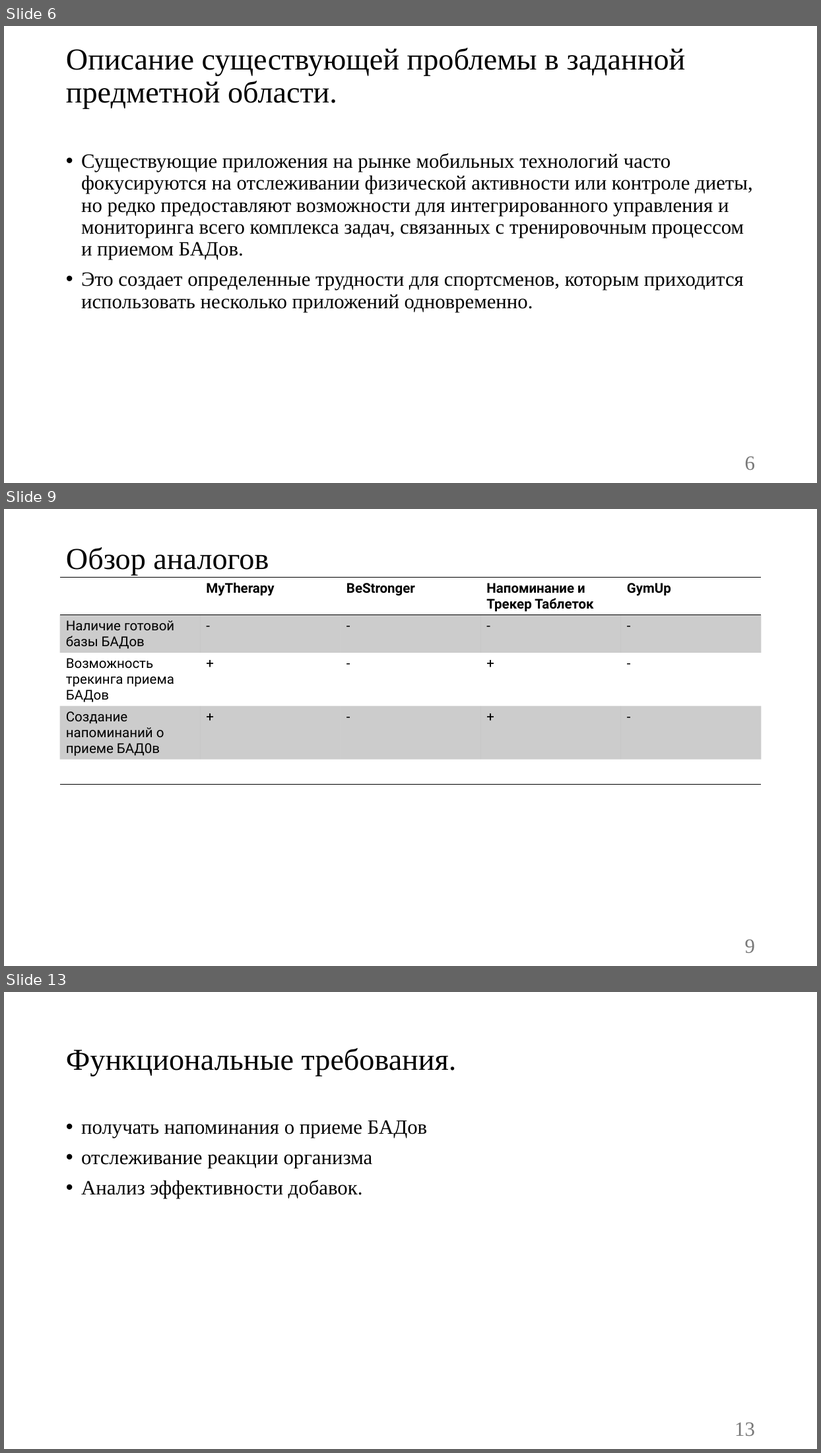
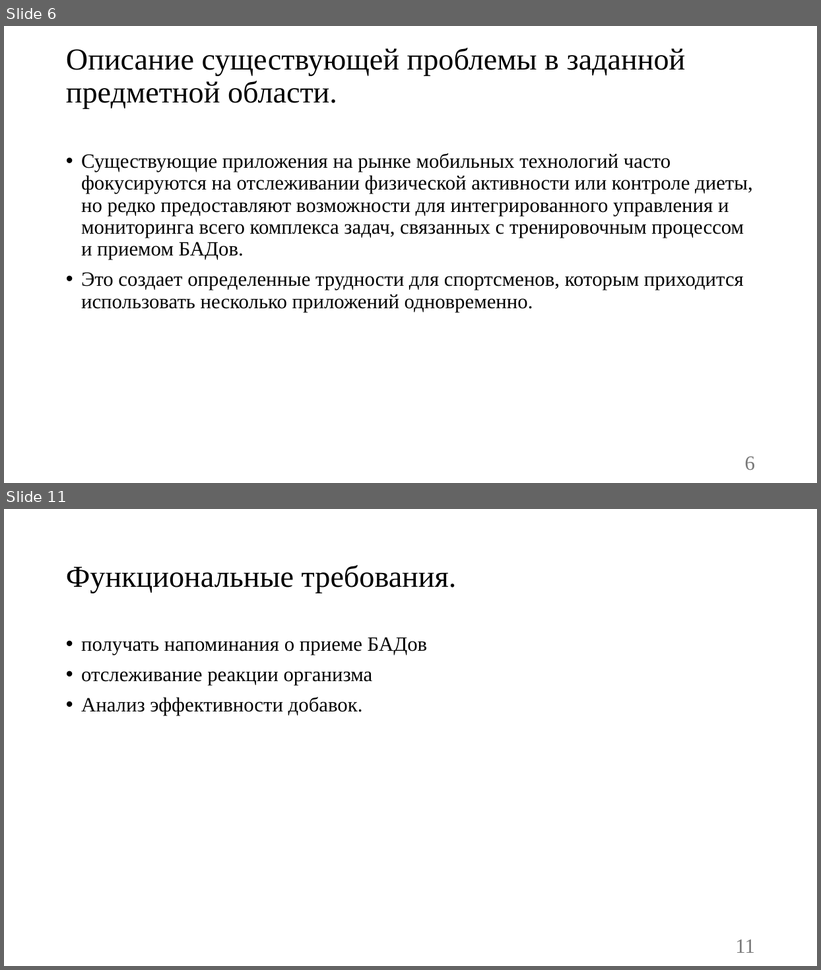
Before and after one commit to vadimgilka/SportApp, a slide deck: Documentation/Documentation Backend/Презентация-Чупинин-Антон-Павлович.pptx. Shown one above the other, each under a label of ours: slides 6, 9 and 13 before the commit, slides 6 and 11 after it; the slides between them are not shown. The pictures are 821x1453 and 821x970 pixels, drawn with LibreOffice and Linux fonts; fonts in the diff are those of the drawing. Boxes give left, top, right and bottom in pixels: in the first picture for what was removed or moved away, otherwise in the second. Text is boxed around its words. In the diff, an @@ line names an element or a change of style, - is before the commit and + after.

```diff
--- a/Documentation/Documentation Backend/Презентация-Чупинин-Антон-Павлович.pptx
+++ b/Documentation/Documentation Backend/Презентация-Чупинин-Антон-Павлович.pptx
@@ slide 9 removed at (4, 509, 817, 966), background #FFFFFF @@
@@ title removed at (66, 547, 269, 575) @@
-Обзор аналогов
@@ table removed at (60, 578, 762, 789), 5 rows, 5 columns @@
- | MyTherapy | BeStronger | Напоминание и Трекер Таблеток | GymUp
-Наличие готовой базы БАДов | - | - | - | -
-Возможность трекинга приема БАДов | + | - | + | -
-Создание напоминаний о приеме БАД0в | + | - | + | -
- |  |  |  | 
@@ page number removed at (745, 939, 755, 953) @@
-9
@@ what was slide 13 is now slide 11 @@
@@ page number at (735, 939, 755, 953): text changed @@
-13
+11
```
Also in this commit, not shown: 6 slides changed, 2 slides added, 2 other slides removed.
